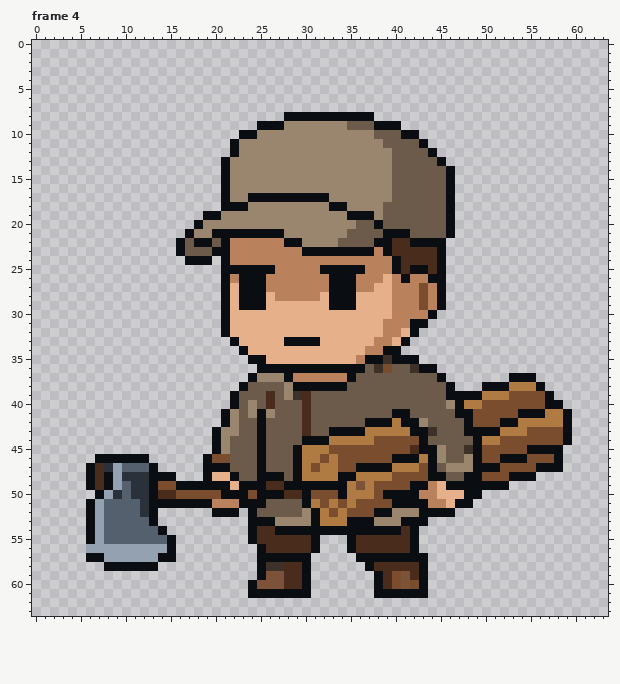
Two versions of one pixel-art file, ArtSource/LocalEnemies/BarricadeVillager_Idle.aseprite. This is how it looked before the edit.
64x64 pixels, 9 frames. Shown: frame 4. The old version is drawn lined up with the new one. The commit also changed other frames, which this record leaves out.
Now the later version:
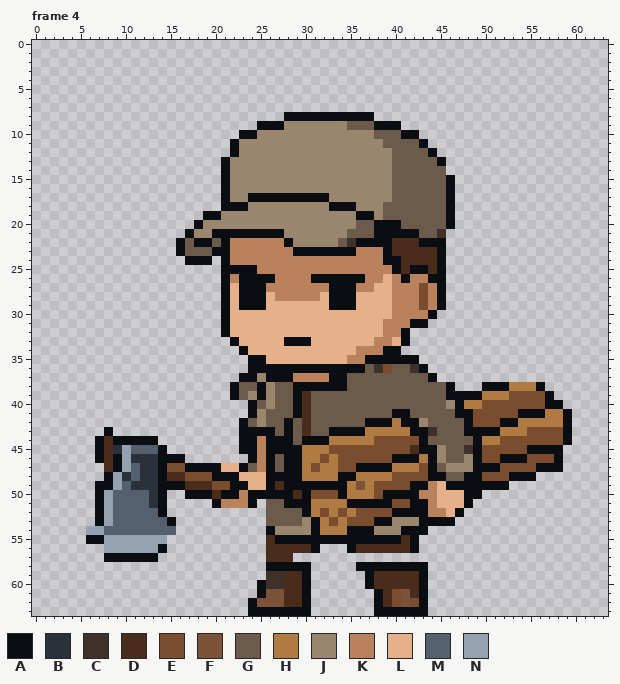
Palette (. is transparent): A #0a0d11  B #2b313a  C #3e312a  D #4a2c1c  E #7a4d2e  F #7c5238  G #6c5a4a  H #b07a43  J #9a856f  K #b9825d  L #e6b08a  M #55606e  N #93a1b0
What changed:
whole drawing moved by +0,-2 (the old picture is shown already moved)
Changed rows in their new state; - is an unchanged pixel.
Frame 4:
first column x 46:
14 .
first column x 25:
18 ----------A-----------
19 ----------J-----------
20 --------------AA------
21 -------------A---A--C.
22 ----J-----CAA----D----
23 ----A------KK---------
24 --------------A-------
25 KK-----KKKKK----------
26 -A----AA---A----------
first column x 6:
32 -----------------------------------A.-------------
33 -------------------------L------------------------
34 ------------------------------K-------------------
35 -----------------------------K---A----------------
36 ------------------A-------------------.-----------
37 -----------------A--AA-----AAG--------A.-------...
38 ----------------AG-AJ-G---------------------------
39 ------------------JAJ-GA--------------------------
40 ----------------..A-J--A--------------------------
41 ---------------...AJG--A--------------------------
42 ---------------..A-J--A---------------------------
43 --A-----------...AA-A-A---------------------------
44 -ADAAAAA------...AAKAAA---------------------------
45 -ADBNMMMA-----...AAKAAA---------------------------
46 --D-NBBBAAA--.....AKA-A---------------------------
47 ..DAN-BBAEEAA--LLA-KA-A---------------------------
48 ..---M-B-DDEEEAA-LLL--A---------------------------
49 .A-----BAA-DDDEEA-LLA-----------------------------
50 ---M-MMBA..AAAD--KA---A---------------------------
51 .AN---MB-.....A--K-.--AA--H-HAAAAAEE---L-L--------
52 .AN---MMA-----...-..----AHEHEH--EEAAA-KKLA--------
53 .AN----MMA--------..GGGG---E-EEEAA-JJ-AAA---------
54 N-------MM--------..AJJJJ-HHH---JJJA-A------------
55 -ANNNNNNN.--------..-AAAA-AAA-AAAAA---------------
56 ..------A.---------.------------------------------
57 ..AAAAAA..---------.DDD..-----........------------
58 --......-----------.AAAA------A-AAAAA-------------
59 -------------------.CC---------AD-DD--------------
60 ------------------.ACC---------AD-DDD-------------
61 ------------------.-FFDD---------DEFD-------------
62 ------------------AFFFDDA-------ADEFEA------------
63 ------------------AAAAAAA-------AAAAAA------------
Changed places in both pictures, as pixel boxes (x1, y1, x2, y2):
erased: (446, 166, 455, 175)
changed: (257, 202, 455, 283)
changed: (86, 328, 464, 616)
erased: (509, 373, 536, 382)
